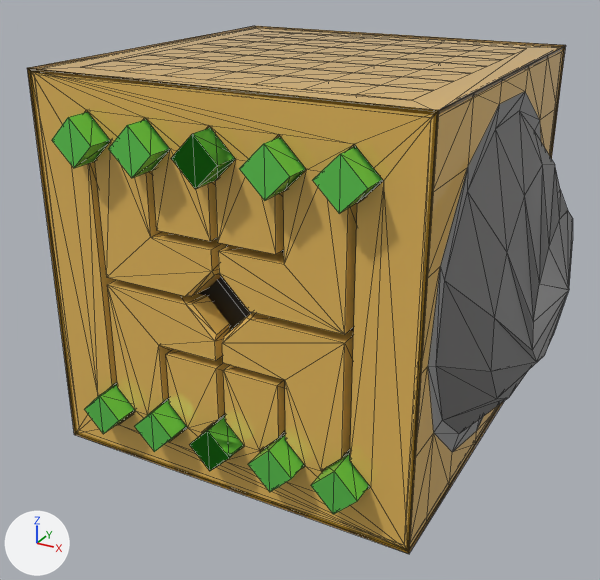
The glTF model static/puzzlebox.glb as it was, and as the next commit left it.
Rendered twice from a 50 mm camera at (2.01, -3.87, 2.64) aimed at (-0.03, -0.16, 0.78). Arrows for +X, +Y and +Z are at lower left; the lights stay in place. Mesh edges are drawn as thin lines. Where no turn or scale is listed for an object, it has been applied to the vertices.

Names of what the first picture shows: 'drip-panel', 'drip-token', 'frame', 'shade.000', 'torch-panel', 'trim'.
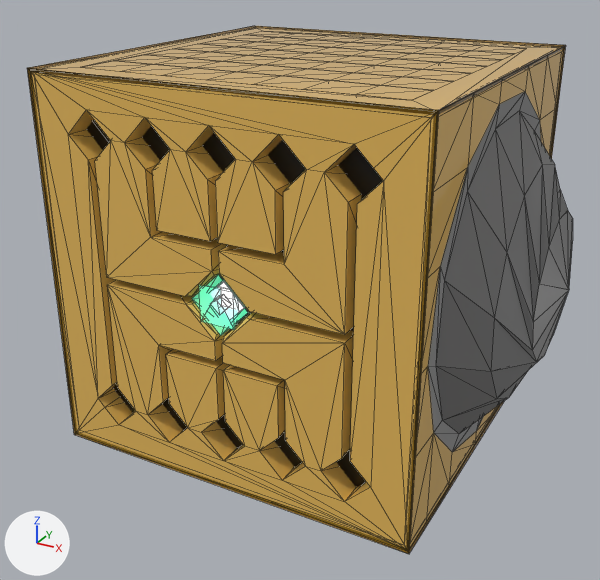
Pixel boxes (x1, y1, x2, y2) of what changed, in the pictures (600 x 580 px):
'drip-token', deleted (green): before (52, 112, 383, 514)
'burn-effect', added: after (192, 275, 248, 336)
    faces in mat_burn_effect (green #53e7ae): (192, 275, 248, 336)
    faces in mat_burn_effect_interior (white #e7e7e7): (219, 282, 244, 313)
    faces in mat_burn_effect_inner (green #53e7ae): (211, 295, 232, 315)
'shade.000', unchanged, uncovered by the edit: before (132, 180, 383, 457); after (86, 120, 383, 487)

The edits, one by one:
Material 'burn-effect-interior' (mat_burn_effect_interior) is new.
Its base color is (0.8, 0.8, 0.8) (white #e7e7e7).
Its emission strength is 1.0.
Material 'burn-effect-inner' (mat_burn_effect_inner) is new.
Its base color is (0.0874, 0.8, 0.421) (green #53e7ae).
Its roughness is 0.0.
Its alpha is 0.333.
Its emission color is (0.955, 1.0, 0.911) (white #fafff5).
Its emission strength is 1.0.
Material 'burn-effect' (mat_burn_effect) is new.
Its base color is (0.0874, 0.8, 0.421) (green #53e7ae).
Its roughness is 0.0.
Its alpha is 0.524.
Its emission color is (0.146, 0.674, 0.429) (green #6bd6af).
Its emission strength is 1.0.
Mesh me_cone is new.
It has 32 vertices, 34 faces and spans x -0.157..0.157, y 0.09..0.202, z -0.157..0.157.
Faces by material slot: [24, 8, 2].
It uses material mat_burn_effect (green #53e7ae).
It uses material mat_burn_effect_inner (green #53e7ae).
It uses material mat_burn_effect_interior (white #e7e7e7).
Object 'drip-token' (ob_drip_token) is deleted.
Object 'burn-effect' (ob_burn_effect) is new; it shows me_cone.
Its location is (-0.003, -1.088, 1.025).
